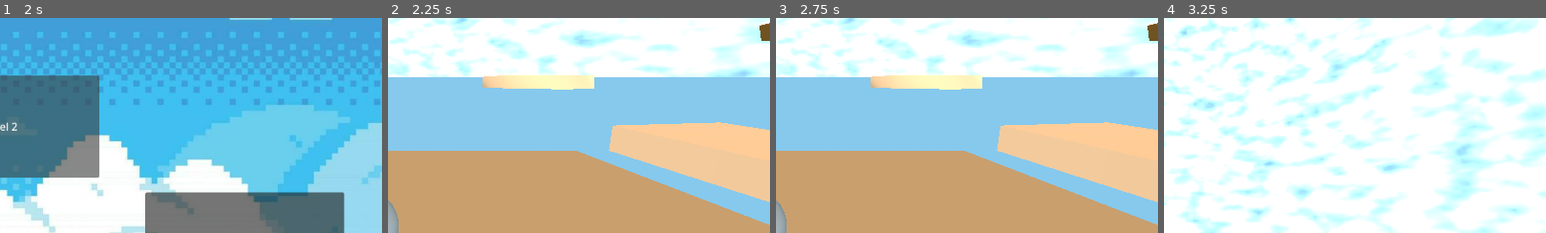
Above: before the commit, frames 1-4 (left to right).
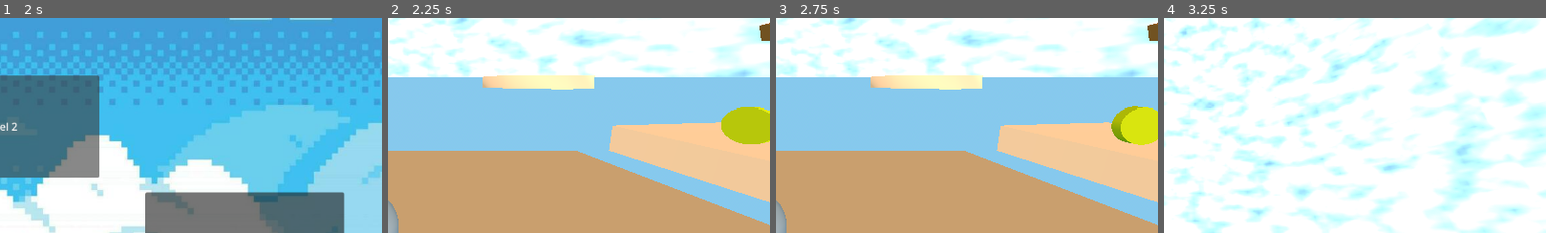
Above: after the commit, the same moments.

Repository: dbpkc15/CapstoneProject
Game: Godot game, scene res://main_menu.tscn
The game is run twice, just before and just after one commit, with the same random seed, the same clock (stepped at 60 frames per second) and the same inputs.
Inputs (mouse positions are % of the whole screen's width and height, from its top left):
- Up to frame 1 (2 s): click "Start Game" at 0.5 s; click "Start Game" at 1.25 s
- Up to frame 2 (2.25 s): click "Level 3" at 2 s
- Up to frame 3 (2.75 s): no input
- Up to frame 4 (3.25 s): tap Enter (ui_accept) at 2.75, 3.02 s; move the mouse to (55, 50) at 2.77 s; hold W (UpMovement) from 2.78 s (still down)
The pictures show only the part of the screen within x 50-100%, y 29-79%; the shares and areas given below are measured in that part.

Frame 1 is identical in both runs. In frame 2, 1.9% of the frame differs, in the area x 87-100%, y 41-59%; in frame 3, 1.8%; in frame 4, nothing differs.

Commit message:
started to add coins

Diff:
--- a/capstone-project/Level_3.tscn
+++ b/capstone-project/Level_3.tscn
@@ -4,6 +4,7 @@
 [ext_resource type="Script" uid="uid://tu423d8dg54j" path="res://character_body_3d.gd" id="1_waryd"]
 [ext_resource type="PackedScene" uid="uid://cflplv6pviyuw" path="res://endpad.tscn" id="2_qulvd"]
 [ext_resource type="PackedScene" uid="uid://b4elh84wwwcsn" path="res://hud.tscn" id="3_qulvd"]
+[ext_resource type="PackedScene" uid="uid://b8bgaamg66tbb" path="res://coin.tscn" id="5_oooit"]
 
 [sub_resource type="FastNoiseLite" id="FastNoiseLite_qulvd"]
 frequency = 0.1031
@@ -224,4 +225,13 @@
 [node name="Hud" parent="." unique_id=2018469095 instance=ExtResource("3_qulvd")]
 time = 35
 
+[node name="coin" parent="." unique_id=2097315517 instance=ExtResource("5_oooit")]
+transform = Transform3D(0.99999726, -0.0023209513, 0.0003820521, 0.0023205602, 0.9999968, 0.001024985, -0.00038442045, -0.0010240991, 0.9999994, 12.481599, 2.4441855, -3.5761242)
+
+[node name="coin2" parent="." unique_id=481130089 instance=ExtResource("5_oooit")]
+transform = Transform3D(1, 0, 0, 0, 1, 0, 0, 0, 1, 12.2224245, 2.0213335, -5.0330334)
+
+[node name="coin3" parent="." unique_id=592469989 instance=ExtResource("5_oooit")]
+transform = Transform3D(0.99999285, -0.0037873555, 0, 0.003787235, 0.999961, 0.00797607, -3.0208212e-05, -0.007976013, 0.9999682, 13.966251, 2.1857347, -4.9932227)
+
 [connection signal="body_entered" from="WinArea" to="WinArea" method="_on_body_entered"]
